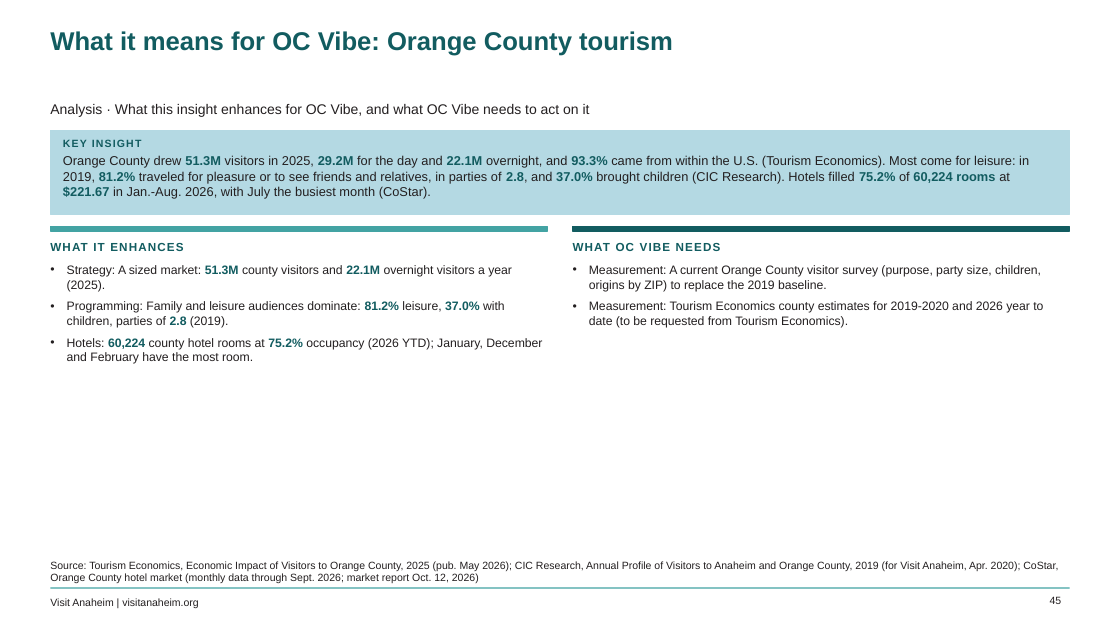
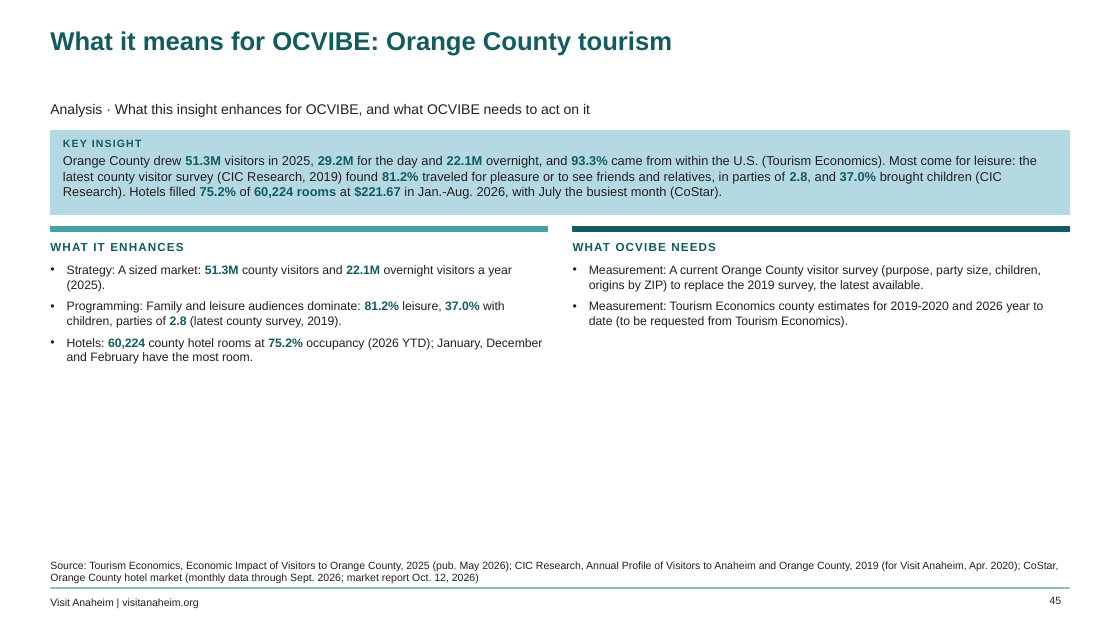
Before and after one commit to bi-visitanaheim/oc-vibe-insights, a slide deck: slide 45 of pipeline/OC_Vibe_Insights.pptx. Drawn at 1120x630 pixels with LibreOffice and Linux fonts; fonts in the diff are those of the drawing; background and template pictures are left out. Boxes give left, top, right and bottom in pixels: in the first picture for what was removed or moved away, otherwise in the second. Text is boxed around its words. In the diff, an @@ line names an element or a change of style, - is before the commit and + after.

```diff
--- a/pipeline/OC_Vibe_Insights.pptx
+++ b/pipeline/OC_Vibe_Insights.pptx
@@ title at bbox=[50, 31, 672, 56]: text changed @@
-What it means for OC Vibe: Orange County tourism
+What it means for OCVIBE: Orange County tourism
@@ text at bbox=[50, 104, 590, 117]: text changed @@
-Analysis · What this insight enhances for OC Vibe, and what OC Vibe needs to act on it
+Analysis · What this insight enhances for OCVIBE, and what OCVIBE needs to act on it
@@ text at bbox=[63, 155, 1037, 199]: text changed @@
-Orange County drew 51.3M visitors in 2025, 29.2M for the day and 22.1M overnight, and 93.3% came from within the U.S. (Tourism Economics). Most come for leisure: in 2019, 81.2% traveled for pleasure or to see friends and relatives, in parties of 2.8, and 37.0% brought children (CIC Research). Hotels filled 75.2% of 60,224 rooms at $221.67 in Jan.-Aug. 2026, with July the busiest month (CoStar).
+Orange County drew 51.3M visitors in 2025, 29.2M for the day and 22.1M overnight, and 93.3% came from within the U.S. (Tourism Economics). Most come for leisure: the latest county visitor survey (CIC Research, 2019) found 81.2% traveled for pleasure or to see friends and relatives, in parties of 2.8, and 37.0% brought children (CIC Research). Hotels filled 75.2% of 60,224 rooms at $221.67 in Jan.-Aug. 2026, with July the busiest month (CoStar).
@@ text at bbox=[573, 243, 716, 251]: spaces changed @@
-WHAT OC VIBE NEEDS
+WHAT OCVIBE NEEDS
@@ text at bbox=[589, 265, 1041, 292]: text changed @@
-• Measurement: A current Orange County visitor survey (purpose, party size, children, origins by ZIP) to replace the 2019 baseline.
+• Measurement: A current Orange County visitor survey (purpose, party size, children, origins by ZIP) to replace the 2019 survey, the latest available.
@@ text at bbox=[67, 301, 505, 328]: text changed @@
-• Programming: Family and leisure audiences dominate: 81.2% leisure, 37.0% with children, parties of 2.8 (2019).
+• Programming: Family and leisure audiences dominate: 81.2% leisure, 37.0% with children, parties of 2.8 (latest county survey, 2019).
```
Also in this commit, not shown: 92 other slides changed, 46 other files.
